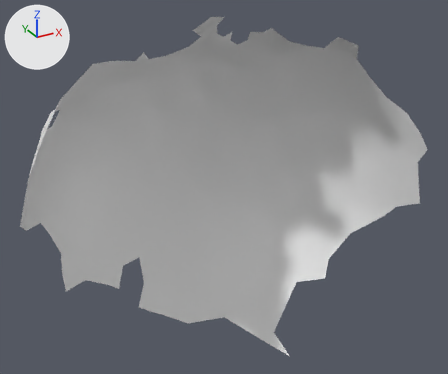
Renders of the OBJ model res/final/onecam_fullvolume/18/cleanedup/FullVolium.000610.obj from each side of a commit.
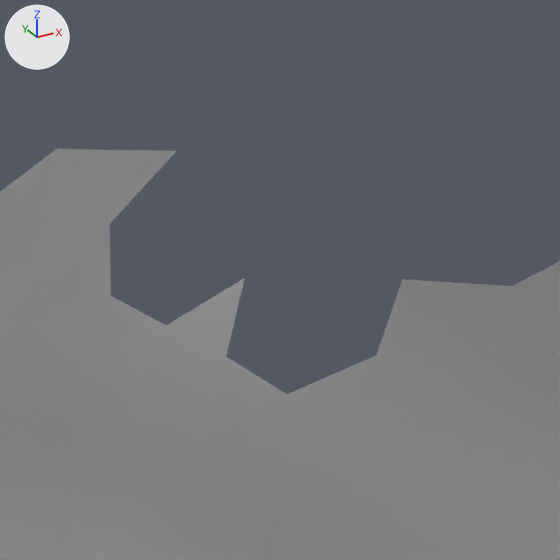
The first picture shows the older version from a camera (50 mm lens) standing at (-587.2, -465.9, 1236.4) and looking at (-481.3, -273.4, 1140.2). The close-ups show both versions on the part from 46% to 60% of the width and 0% to 17% of the height of that picture. Lighting does not change. The marker at upper left points along +X, +Y and +Z. Where no turn or scale is listed for an object, it has been applied to the vertices.

Before the edit, the objects in view are built like this:
```python
me_fullvolium_000610 = bpy.data.meshes.new('FullVolium.000610')
me_fullvolium_000610.from_pydata(...)  # 904 vertices, 1736 faces; spans x -559.4..-412.9, y -310.9..-235.4, z 1065.9..1204.9
# before: 699 (-466.5, -266.6, 1196.9) at pixel (402, 279), 701 (-465.5, -263.0, 1193.1) at pixel (376, 355), 851 (-468.8, -261.0, 1191.4) at pixel (287, 394), 852 (-472.4, -262.1, 1193.5) at pixel (226, 356), 854 (-472.5, -263.9, 1197.0) at pixel (244, 277)
ob_fullvolium_000610 = bpy.data.objects.new('FullVolium.000610', me_fullvolium_000610)
ob_fullvolium_000610.location = (0.0, 0.0, 0.0)
```
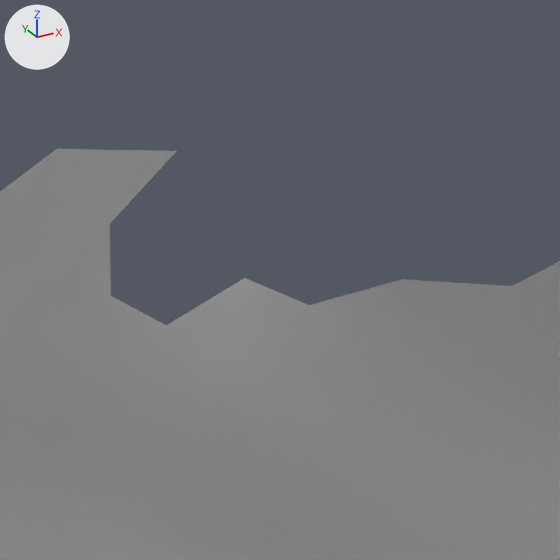
Boxes [x1, y1, x2, y2] around the edits, measured in the close-ups (560 x 560 px):
part 1 of me_fullvolium_000610, added: after [226, 278, 402, 394]

Patch to the scene script:
```diff
--- a/res/final/onecam_fullvolume/18/cleanedup/FullVolium.000610.obj.py
+++ b/res/final/onecam_fullvolume/18/cleanedup/FullVolium.000610.obj.py
@@ me_fullvolium_000610 @@
 me_fullvolium_000610.from_pydata(...)  # 904 vertices, 1736 faces; spans x -559.4..-412.9, y -310.9..-235.4, z 1065.9..1204.9
 # used by ob_fullvolium_000610; location = (0.0, 0.0, 0.0)
 # verts and faces of me_fullvolium_000610; kept vertices keep their numbers, new ones are numbered from 904
+# me_fullvolium_000610 part 1
+verts[904] = (-469.0, -263.3, 1195.5)  # pixel (309, 305)
+faces += [(701, 851, 904), (851, 852, 904), (852, 854, 904), (699, 701, 904)]
```
